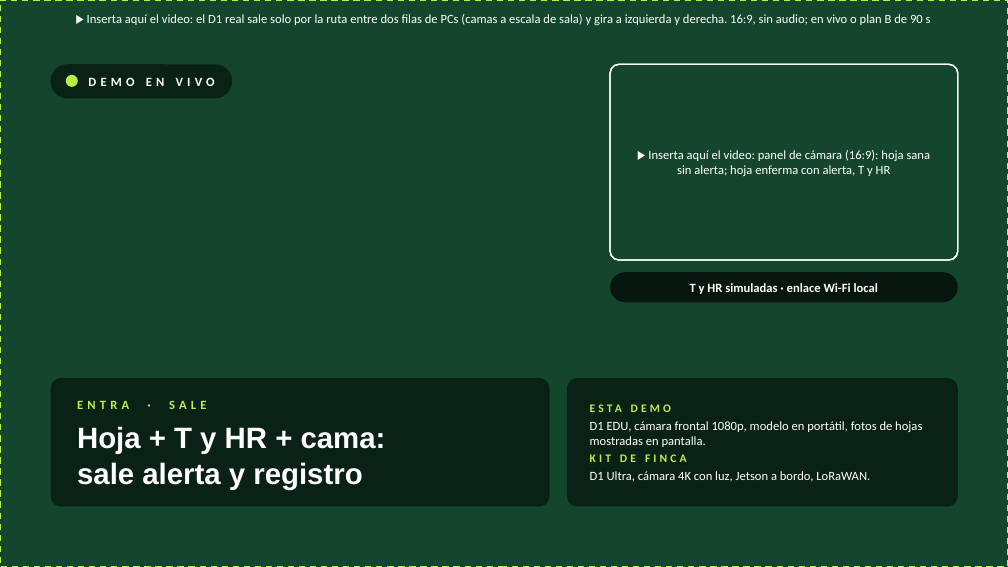
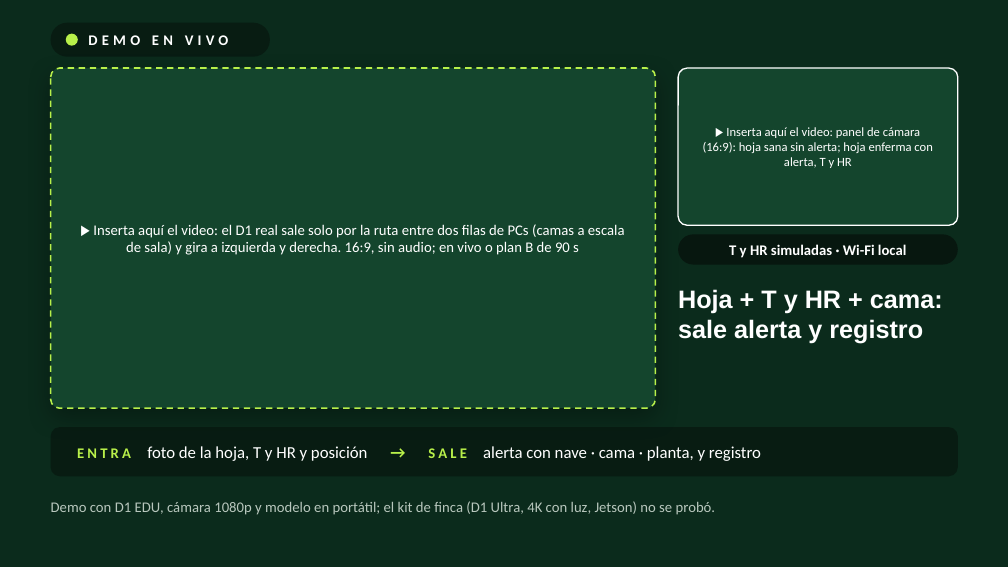
Before and after one commit to SantiagoSantafe/sabanahack2027, a slide deck: slide 5 of presentacion/BerryGoodIdea_pitch.pptx. Drawn at 1008x567 pixels with LibreOffice and Linux fonts; fonts in the diff are those of the drawing. Boxes give left, top, right and bottom in pixels: in the first picture for what was removed or moved away, otherwise in the second. Text is boxed around its words. In the diff, an @@ line names an element or a change of style, - is before the commit and + after.

```diff
--- a/presentacion/BerryGoodIdea_pitch.pptx
+++ b/presentacion/BerryGoodIdea_pitch.pptx
@@ rounded rectangle: place and size @@
-rounded rectangle at [51, 64, 232, 98]
+rounded rectangle at [51, 23, 270, 57]
@@ text "DEMO EN VIVO": place and size @@
-text "DEMO EN VIVO" at [88, 77, 215, 86]
+text "DEMO EN VIVO" at [88, 35, 229, 45]
@@ text "DEMO EN VIVO" at [88, 35, 229, 45]: size 12 to 14 pt @@
@@ ellipse: place and size @@
-ellipse at [66, 75, 78, 87]
+ellipse at [66, 34, 78, 46]
@@ rounded rectangle "▶ Inserta aquí el video: ...": place and size @@
-rounded rectangle "▶ Inserta aquí el video: ..." at [0, 0, 1008, 567]
+rounded rectangle "▶ Inserta aquí el video: ..." at [51, 68, 656, 408]
@@ rounded rectangle "▶ Inserta aquí el video: ..." at [51, 68, 656, 408]: size 12 to 14 pt; vertical alignment top to middle; rectangle to rounded rectangle; shadow on @@
@@ rounded rectangle removed at [610, 64, 958, 260] @@
@@ rounded rectangle "▶ Inserta aquí el video: ...": place and size @@
-rounded rectangle "▶ Inserta aquí el video: ..." at [610, 64, 958, 260]
+rounded rectangle "▶ Inserta aquí el video: ..." at [678, 68, 958, 225]
@@ rounded rectangle "▶ Inserta aquí el video: ..." at [678, 68, 958, 225]: proportions changed @@
@@ rounded rectangle "T y HR simuladas · ...": place and size @@
-rounded rectangle "T y HR simuladas · ..." at [610, 272, 958, 302]
+rounded rectangle "T y HR simuladas · ..." at [678, 234, 958, 265]
@@ text in rounded rectangle at [729, 244, 906, 258]: text changed; size 12 to 14 pt @@
-T y HR simuladas · enlace Wi-Fi local
+T y HR simuladas · Wi-Fi local
@@ title "Hoja + T y HR ...": place and size @@
-title "Hoja + T y HR ..." at [77, 426, 386, 490]
+title "Hoja + T y HR ..." at [678, 289, 943, 344]
@@ title "Hoja + T y HR ..." at [678, 289, 943, 344]: size 28 to 24 pt @@
@@ rounded rectangle removed at [567, 378, 958, 507] @@
@@ rounded rectangle at [51, 427, 958, 476]: proportions changed @@
@@ rounded rectangle: place and size @@
-rounded rectangle at [51, 378, 550, 507]
+rounded rectangle at [51, 427, 958, 476]
@@ text at [77, 446, 761, 461]: text changed; size 12 to 16 pt; text colour #B8F04A to #FFFFFF; bold off @@
-ENTRA · SALE
+ENTRA foto de la hoja, T y HR y posición → SALE alerta con nave · cama · planta, y registro
@@ text at [51, 501, 716, 515]: text changed; size 12 to 14 pt; text colour #FFFFFF to #B8C7BD @@
-ESTA DEMO
-D1 EDU, cámara frontal 1080p, modelo en portátil, fotos de hojas mostradas en pantalla.
-KIT DE FINCA
-D1 Ultra, cámara 4K con luz, Jetson a bordo, LoRaWAN.
+Demo con D1 EDU, cámara 1080p y modelo en portátil; el kit de finca (D1 Ultra, 4K con luz, Jetson) no se probó.
```
Also in this commit, not shown: 8 other slides changed, 11 other files.
